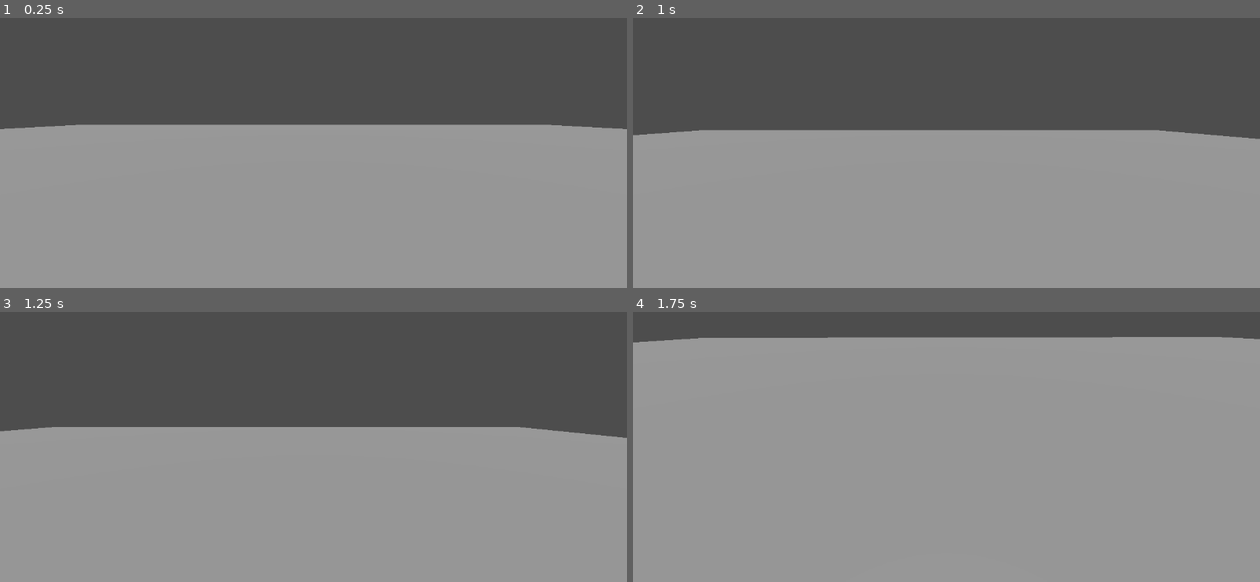
Above: before the commit, frames 1-4 (two rows, left to right).
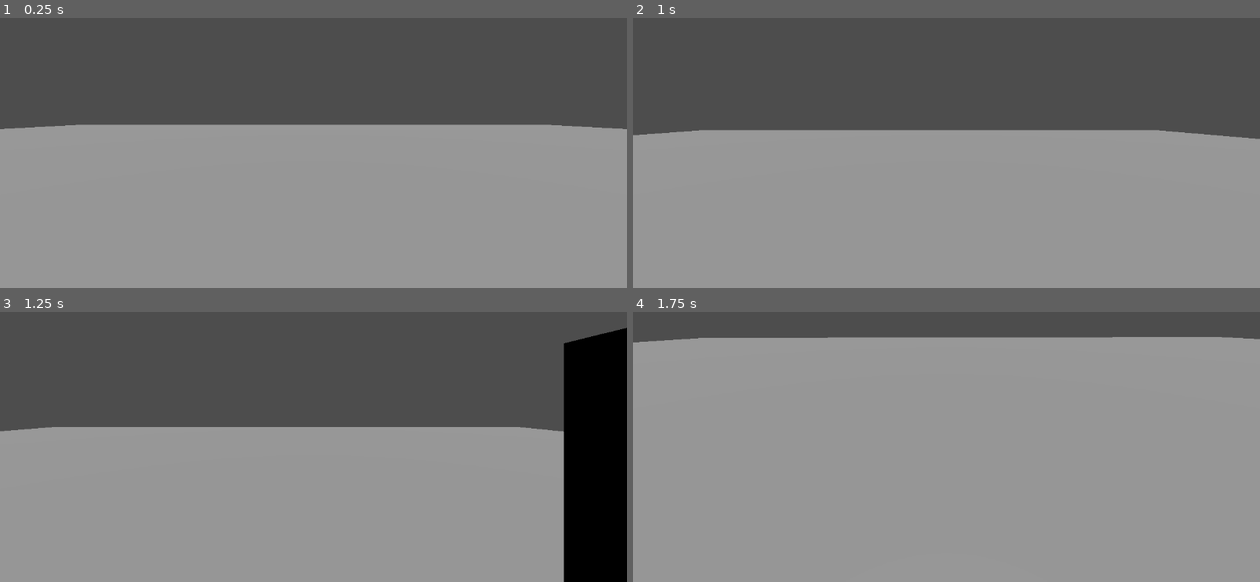
Above: after the commit, the same moments.

Repository: Void-Cloud/bunkergame
Game: Godot game, scene res://main.tscn
The game is run twice, just before and just after one commit, with the same random seed, the same clock (stepped at 60 frames per second) and the same inputs.
Inputs (mouse positions are in pixels of both pictures, inside the frame that each line leads up to):
- Up to frame 1 (0.25 s): no input
- Up to frame 2 (1 s): tap Enter (enter) at 0.5, 0.6 s; move the mouse to (1084, 93) at 0.52 s; hold D (right) from 0.53 s (still down); click (1084, 93) at 0.67 s; tap Space (jump) at 0.77 s
- Up to frame 3 (1.25 s): keep holding D (right)
- Up to frame 4 (1.75 s): move the mouse to (915, 406) at 1.27 s; release D (right) at 1.28 s; hold W (forward) from 1.28 s (still down); tap Enter (enter) at 1.35 s; tap Space (jump) at 1.52 s

Frames 1-2 are identical in both runs. In frame 3, 9.3% of the frame differs, in the area x 89-100%, y 5-100%; in frame 4, nothing differs.

Commit message:
Add the computer screen to the main game scene

Diff:
--- /dev/null
+++ b/main.gd
@@ -0,0 +1,16 @@
+extends Node
+
+
+# Called when the node enters the scene tree for the first time.
+func _ready():
+	# Clear the viewport.
+	var viewport = $ScreenViewport
+	viewport.set_clear_mode(SubViewport.CLEAR_MODE_ONCE)
+
+	# Retrieve the texture and set it to the viewport quad.
+	$ScreenViewportMesh.material_override.albedo_texture = viewport.get_texture()
+
+
+# Called every frame. 'delta' is the elapsed time since the previous frame.
+func _process(delta):
+	pass
--- a/main.tscn
+++ b/main.tscn
@@ -1,6 +1,8 @@
 [gd_scene format=3 uid="uid://bq34lry12yosb"]
 
+[ext_resource type="Script" uid="uid://drbu8j2vm476u" path="res://main.gd" id="1_h2yge"]
 [ext_resource type="PackedScene" uid="uid://ci7elgfuorpyh" path="res://player.tscn" id="1_ig7tw"]
+[ext_resource type="PackedScene" uid="uid://d18sngsltlbo7" path="res://computer_screen.tscn" id="2_0xm2m"]
 
 [sub_resource type="BoxShape3D" id="BoxShape3D_7dm0k"]
 size = Vector3(60, 2, 60)
@@ -8,7 +10,12 @@
 [sub_resource type="BoxMesh" id="BoxMesh_ig7tw"]
 size = Vector3(60, 2, 60)
 
+[sub_resource type="StandardMaterial3D" id="StandardMaterial3D_h2yge"]
+
+[sub_resource type="PlaneMesh" id="PlaneMesh_1bvp3"]
+
 [node name="Main" type="Node" unique_id=2066736840]
+script = ExtResource("1_h2yge")
 
 [node name="BunkerFloor" type="StaticBody3D" parent="." unique_id=1091297211]
 transform = Transform3D(1, 0, 0, 0, 1, 0, 0, 0, 1, 0, -1, 0)
@@ -25,3 +32,13 @@
 
 [node name="Player" parent="." unique_id=999294788 instance=ExtResource("1_ig7tw")]
 transform = Transform3D(1, 0, 0, 0, 1, 0, 0, 0, 1, 0, 1, 0)
+
+[node name="ScreenViewportMesh" type="MeshInstance3D" parent="." unique_id=1223430878]
+transform = Transform3D(0.02443221, -0.9997015, 0, -4.369834e-08, -1.0679658e-09, -1, 0.9997015, 0.02443221, -4.371139e-08, 4.6140776, 1.9583132, 0)
+material_override = SubResource("StandardMaterial3D_h2yge")
+mesh = SubResource("PlaneMesh_1bvp3")
+
+[node name="ScreenViewport" type="SubViewport" parent="." unique_id=1351068997]
+size = Vector2i(600, 400)
+
+[node name="ComputerScreen" parent="ScreenViewport" unique_id=1780052513 instance=ExtResource("2_0xm2m")]
Not shown, added: main.gd.uid
